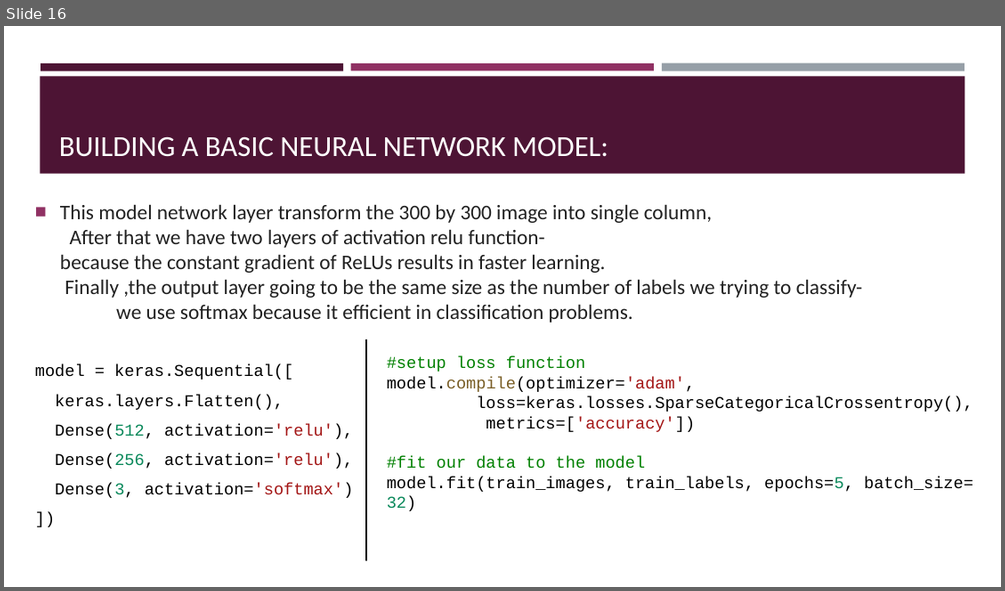
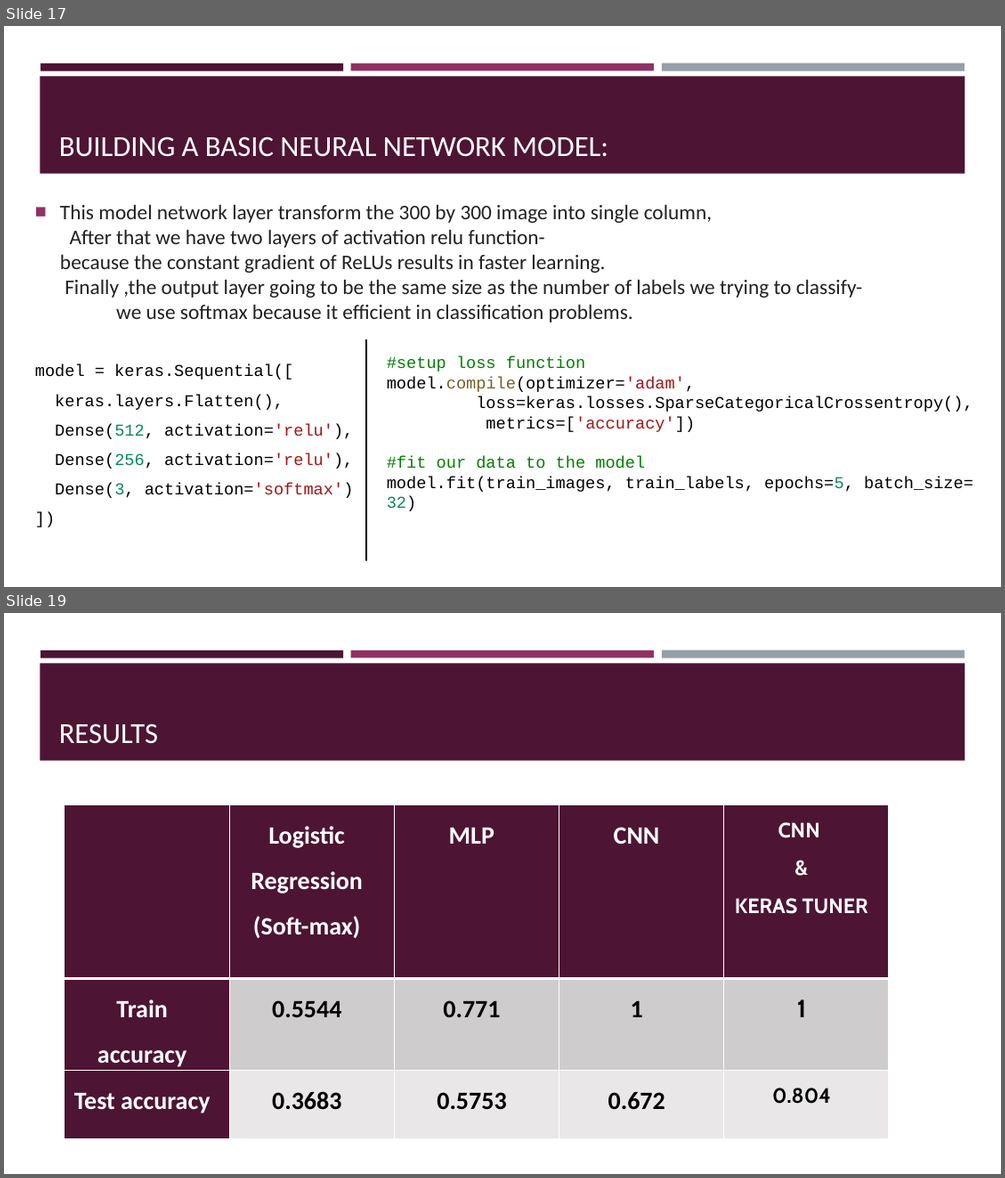
Before and after one commit to matannagar/Deep-Learning-Projects, a slide deck: Final Project/Rock Paper Scissors Problem.pptx. Shown one above the other, each under a label of ours: slide 16 before the commit, slides 17 and 19 after it; the slides between them are not shown. The pictures are 1005x591 and 1005x1178 pixels, drawn with LibreOffice and Linux fonts; fonts in the diff are those of the drawing. Boxes give left, top, right and bottom in pixels: in the first picture for what was removed or moved away, otherwise in the second. Text is boxed around its words. In the diff, an @@ line names an element or a change of style, - is before the commit and + after.

```diff
--- a/Final Project/Rock Paper Scissors Problem.pptx
+++ b/Final Project/Rock Paper Scissors Problem.pptx
@@ slide 19 added at box(4, 613, 1001, 1174), background #FFFFFF; not listed: 4 template elements that a slide beside it also shows @@
@@ title added at box(59, 724, 158, 744), 28 pt, text #FFFFFF @@
+RESULTS
@@ table added at box(65, 804, 890, 1149), 3 rows, 5 columns @@
+ | Logistic Regression (Soft-max) | MLP | CNN | CNN / & / KERAS TUNER
+Train accuracy | 0.5544 | 0.771 | 1 | 1
+Test accuracy | 0.3683 | 0.5753 | 0.672 | 0.804
@@ what was slide 16 is now slide 17 @@
```
Also in this commit, not shown: 2 other slides added, 2 slides removed, 9 other files.
